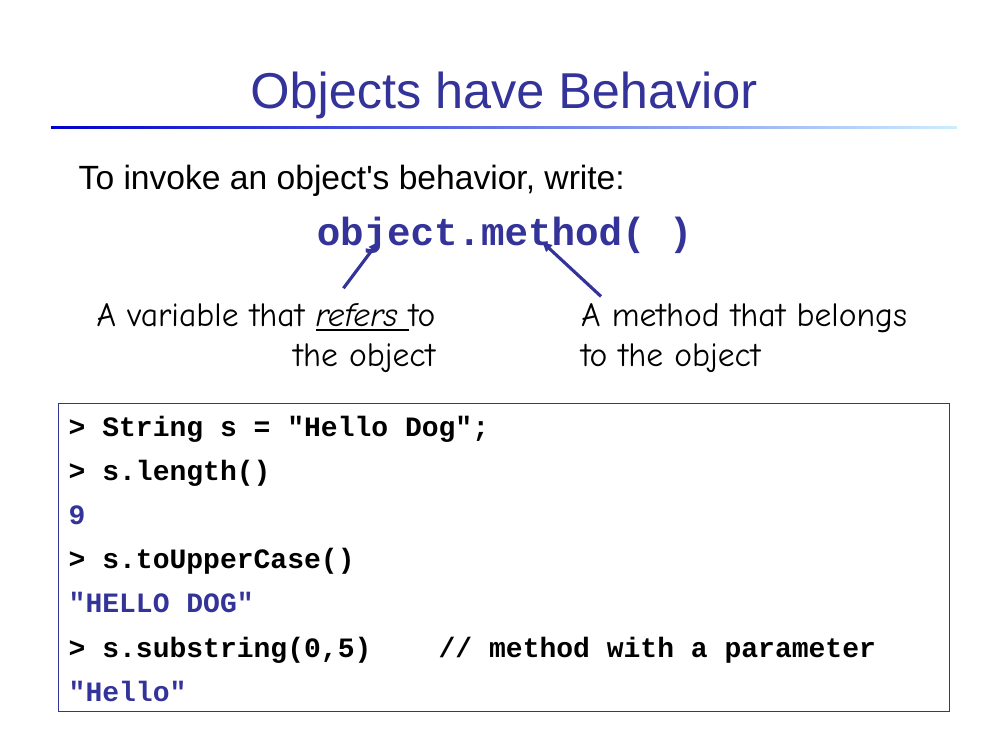
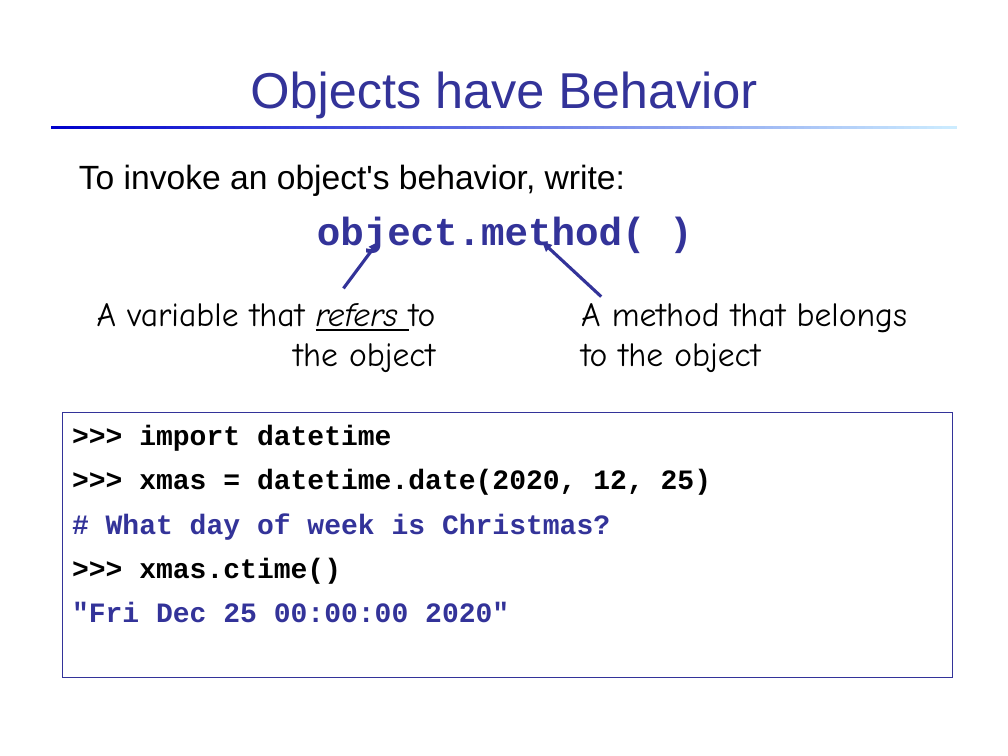
Before and after one commit to skeoop/skeoop.github.io, a slide deck: slide 17 of intro/Intro-to-Objects-Classes.ppt (slide 7 before the commit). Drawn at 1008x756 pixels with LibreOffice and Linux fonts; fonts in the diff are those of the drawing. Boxes give left, top, right and bottom in pixels: in the first picture for what was removed or moved away, otherwise in the second. Text is boxed around its words. In the diff, an @@ line names an element or a change of style, - is before the commit and + after.

```diff
--- a/intro/Intro-to-Objects-Classes.ppt
+++ b/intro/Intro-to-Objects-Classes.ppt
@@ rectangle removed at [58, 403, 949, 712] @@
-> String s = "Hello Dog";
-> s.length()
-9
-> s.toUpperCase()
-"HELLO DOG"
-> s.substring(0,5) // method with a parameter
-"Hello"
@@ rectangle added at [62, 412, 953, 677], outline #333399 0.74 pt, 20 pt, text #000000, bold @@
+>>> import datetime
+>>> xmas = datetime.date(2020, 12, 25)
+# What day of week is Christmas?
+>>> xmas.ctime()
+"Fri Dec 25 00:00:00 2020"
```
Also in this commit, not shown: 12 other slides changed, 14 slides added, 12 slides removed, 6 other files.
